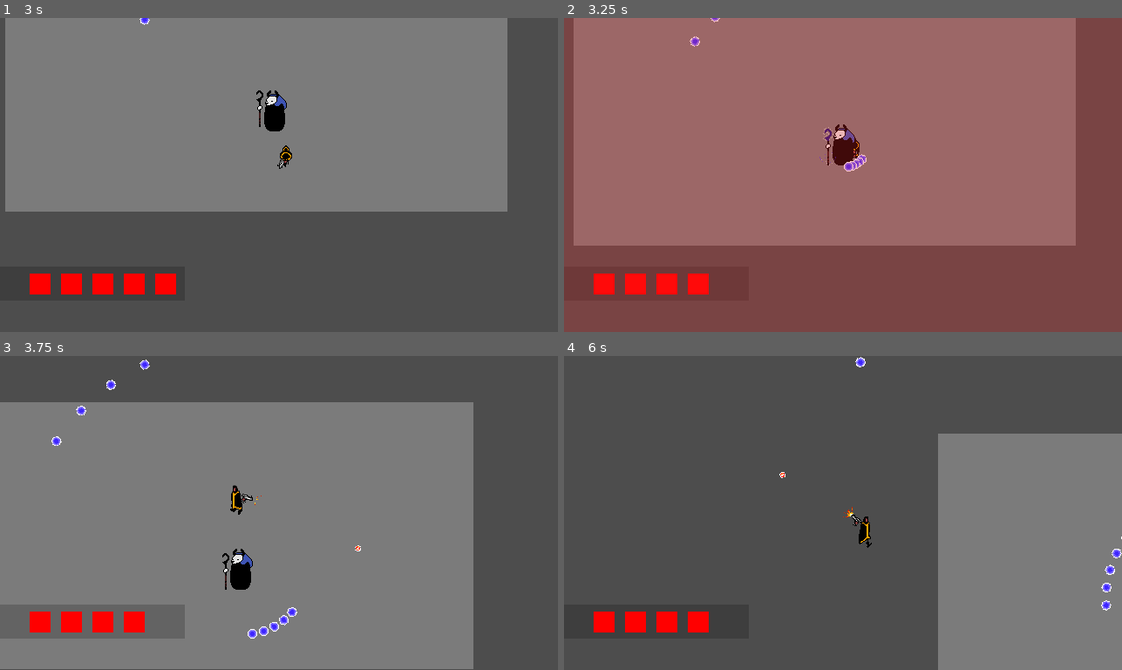
Above: before the commit, frames 1-4 (two rows, left to right).
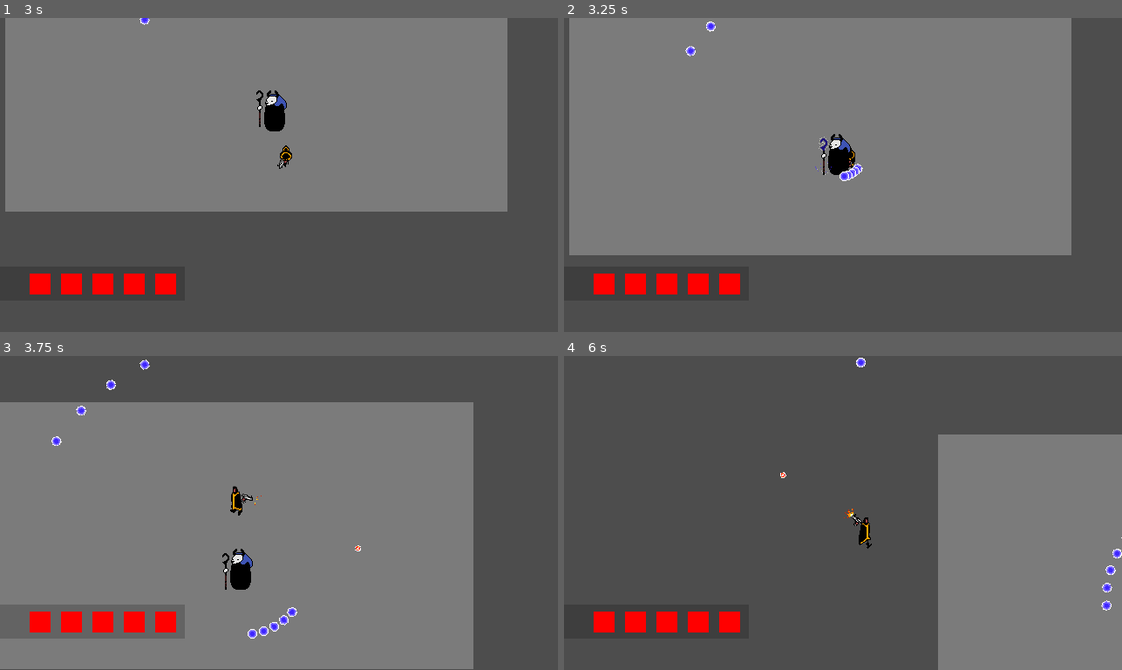
Above: after the commit, the same moments.

Repository: Lukko-Digital/WellesleyGameJam2024
Game: Godot game, scene res://src/main.tscn
The game is run twice, just before and just after one commit, with the same random seed, the same clock (stepped at 60 frames per second) and the same inputs.
Inputs (mouse positions are in pixels of both pictures, inside the frame that each line leads up to):
- Up to frame 1 (3 s): move the mouse to (401, 159) at 0.52 s; hold D (right) 0.53-1.28 s; hold Shift (roll) 0.53-1.28 s; move the mouse to (167, 190) at 1.27 s; hold S (down) 1.28-2.03 s; click (167, 190) at 1.35 s; tap Shift (roll) at 1.55, 2.85 s; move the mouse to (334, 105) at 2.02 s; hold D (right) 2.03-2.78 s; hold Shift (roll) 2.03-2.78 s; move the mouse to (251, 237) at 2.77 s; hold W (up) from 2.78 s (still down)
- Up to frame 2 (3.25 s): keep holding W (up)
- Up to frame 3 (3.75 s): move the mouse to (446, 560) at 3.52 s; release W (up) at 3.53 s; press the mouse at (446, 560) at 3.53 s; hold A (left) from 3.53 s (still down)
- Up to frame 4 (6 s): tap Shift (roll) at 3.8, 4.35 s; move the mouse to (675, 465) at 4.27 s; release the mouse at (675, 465) at 4.28 s; move the mouse to (870, 513) at 5.02 s; release A (left) at 5.03 s; hold S (down) 5.03-5.78 s; hold Shift (roll) 5.03-5.78 s; move the mouse to (759, 434) at 5.77 s; hold D (right) from 5.78 s (still down); click (759, 434) at 5.85 s

Frame 1 is identical in both runs. In frame 2, 99% of the frame differs, in the area x 0-100%, y 0-100%; in frame 3, 0.3%; in frame 4, 0.5%.

Commit message:
invuln during roll

Diff:
--- a/src/player/player.gd
+++ b/src/player/player.gd
@@ -138,7 +138,11 @@
 
 
 func take_damage(damage: int):
-	if !invuln_timer.is_stopped() or dead: return
+	if (
+		!invuln_timer.is_stopped() or
+		rolling or
+		dead
+	): return
 	invuln_timer.start(INVLN_TIME)
 	health -= damage
 	if health <= 0: die()
